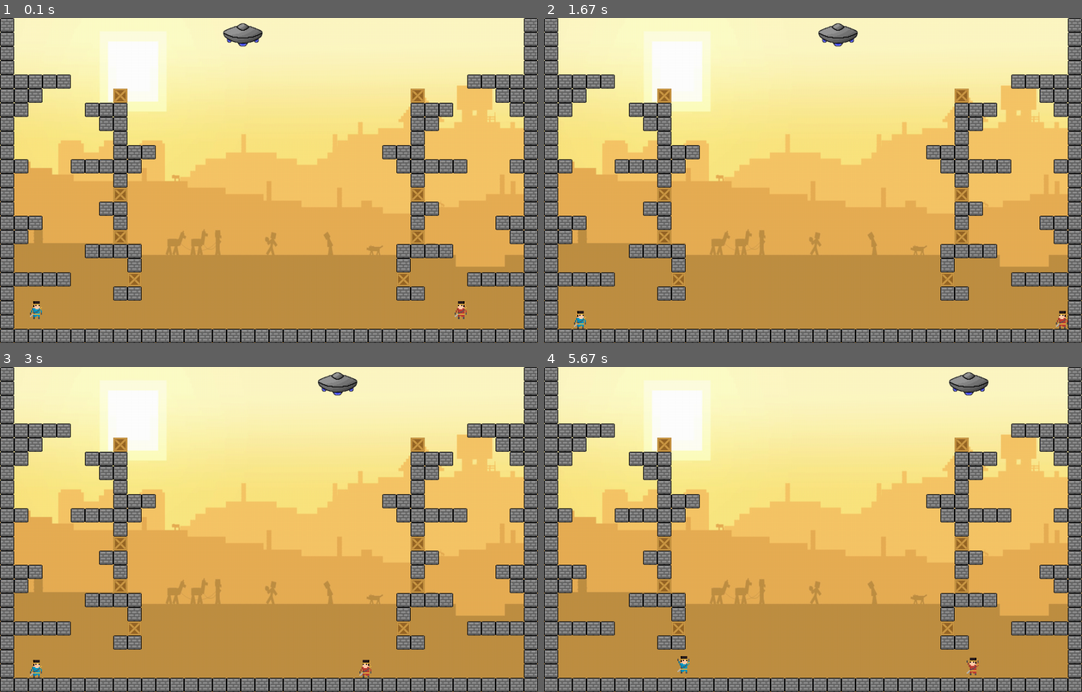
Above: before the commit, frames 1-4 (two rows, left to right).
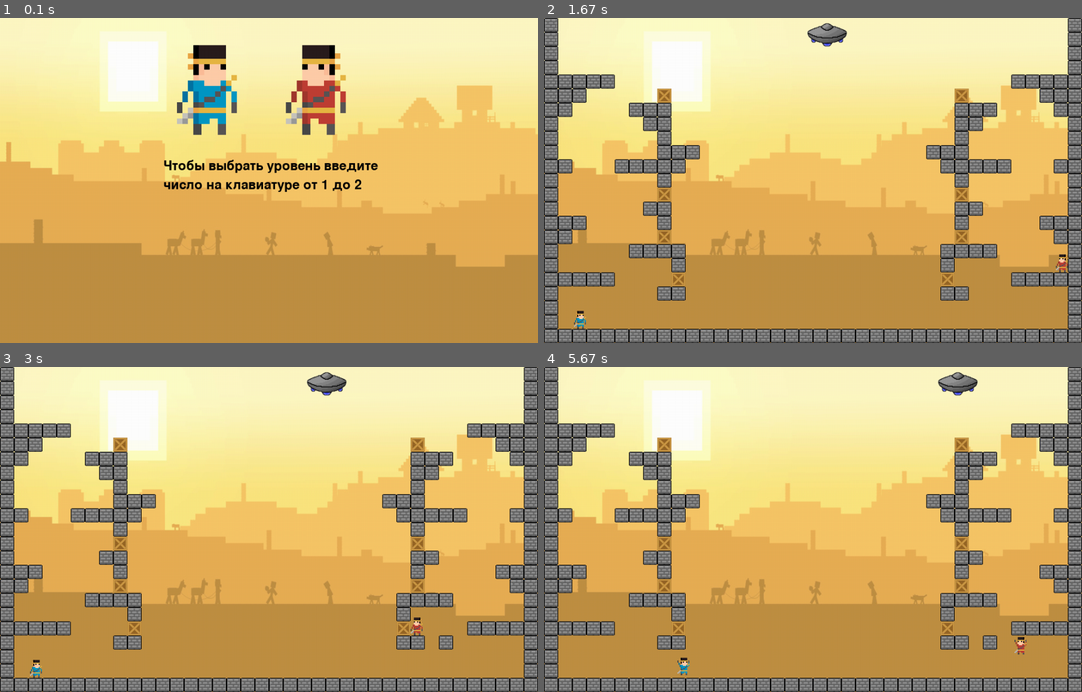
Above: after the commit, the same moments.

Repository: EgorArefev/Project_PYGame
Game: pygame game, started from main.py
The game is run twice, just before and just after one commit, with the same random seed, the same clock (stepped at 60 frames per second) and the same inputs.
Inputs:
- Up to frame 1 (0.1 s): no input
- Up to frame 2 (1.67 s): hold Right 0.33-0.8 s; hold Up 0.83-1.13 s; hold Right 1.17-1.63 s
- Up to frame 3 (3 s): hold Left 1.67-2.2 s; hold Down 2.23-2.53 s; hold Left 2.57-2.97 s
- Up to frame 4 (5.67 s): hold Up 3-3.37 s; hold W 3-3.37 s; hold Right 3.4-4.03 s; hold D 3.4-4.03 s; hold Left 4.47-4.93 s; hold A 4.47-4.93 s; hold Right 4.97-5.43 s; hold D 4.97-5.43 s; hold Up from 5.47 s (still down); hold W from 5.47 s (still down)

The runs differ from the first frame. In frame 1, 25% of the frame differs, in the area x 0-100%, y 0-100%; in frame 2, 0.6%; in frame 3, 0.7%; in frame 4, 0.8%.

Commit message:
first_screen

Diff:
--- /dev/null
+++ b/bars.py
@@ -0,0 +1,14 @@
+import pygame
+
+
+class Bar(pygame.sprite.Sprite):
+    def __init__(self, color):
+        super().__init__()
+        self.color = color
+        self.rect = pygame.Rect(0, 0, 180, 30)
+        self.rect.x = 788 if color == "blue" else 20
+
+class Health(Bar):
+    def __init__(self, color):
+        super().__init__(color)
+        self.rect.y = 550
--- a/gun.py
+++ b/gun.py
@@ -55,19 +55,21 @@
     def __init__(self, color):
         super().__init__()
         self.color = color
-        self.rect = self.image.get_rect().move(300, 300)
+        self.rect = self.image.get_rect().move(500, -100)
 
-    def update(self, hero):
+    def update(self, heroes):
+        hero = tuple(filter(lambda x: x.color == self.color, heroes.sprites()))[0]
         x, y = hero.rect.x, hero.rect.y
         x_s, y_s = self.rect.x, self.rect.y
         s = ((x_s - x) ** 2 + (y_s - y) ** 2) ** 0.5 // 1
         x_to = (x - x_s) / (s / 2) // 1
         y_to = (y - y_s) / (s / 2) // 1
         self.rect = self.rect.move(x_to, y_to)
-        if self.rect.colliderect(hero):
+        if pygame.sprite.spritecollideany(self, heroes):
             hero.health -= 2
             self.kill()
             #.move(300, random.randint(100, 500))
+
 
 class Tourell(pygame.sprite.Sprite):
     #image = pygame.image.load("gun_with_blocks/tourel.png")
--- a/main.py
+++ b/main.py
@@ -1,3 +1,5 @@
+import sys
+
 import pygame.sprite
 
 from player import *
@@ -34,16 +36,63 @@
         x = 0
 
 
+def terminate():
+    pygame.quit()
+    sys.exit()
+
+
+def load_image(name, colorkey=None):
+    fullname = os.path.join(name)
+    try:
+        image = pygame.image.load(fullname)
+    except pygame.error as message:
+        print('Cannot load image:', name)
+        raise SystemExit(message)
+    if colorkey == -1:
+            colorkey = image.get_at((0, 0))
+            image.set_colorkey(colorkey)
+    image = image.convert_alpha()
+    return image
+
+
+def start_screen():
+    intro_text = ["Чтобы выбрать уровень введите", "число на клавиатуре от 1 до 2"]
+
+    fon = pygame.transform.scale(BACKGROUND_IMAGE, (WIN_WIDTH, WIN_HEIGHT))
+    screen.blit(fon, (0, 0))
+    font = pygame.font.Font(None, 36)
+    text_coord = 250
+    for line in intro_text:
+        string_rendered = font.render(line, 1, pygame.Color('black'))
+        intro_rect = string_rendered.get_rect()
+        text_coord += 10
+        intro_rect.top = text_coord
+        intro_rect.x = 300
+        text_coord += intro_rect.height
+        screen.blit(string_rendered, intro_rect)
+    hero = pygame.transform.scale(pygame.image.load("players/0.png"), (110, 165))
+    screen.blit(hero, (325, 50))
+    hero = pygame.transform.scale(pygame.image.load("players/0_2.png"), (110, 165))
+    screen.blit(hero, (525, 50))
+
+    while True:
+        for event in pygame.event.get():
+            if event.type == pygame.QUIT:
+                terminate()
+            elif event.type == pygame.KEYDOWN or \
+                    event.type == pygame.MOUSEBUTTONDOWN:
+                return  # начинаем игру
+        pygame.display.flip()
+        clock.tick(60)
+
+
 def main():
     global level, entities, platforms, hero, hero_2, gun
-    pygame.init()
-    screen = pygame.display.set_mode(DISPLAY)
-    pygame.display.set_caption("Гора: Анычар")
-    clock = pygame.time.Clock()
 
     hero_2 = Player(55, 514)
-
     hero = Player(835, 514, red=1)
+    heroes = pygame.sprite.Group()
+    heroes.add(hero, hero_2)
 
     gun = Gun(400, 5)
 
@@ -139,6 +188,7 @@
 
         if col := pygame.sprite.spritecollideany(hero_2, all_boxes):
             all_drops.add(col.make_drop(hero_2.color))
+        #if hero. тут надо сделать проверку жив ли чел или сделать завершение игры со смертью - сделал
 
         screen.blit(BACKGROUND_IMAGE, (0, 0))
         gun.update(platforms)
@@ -151,7 +201,10 @@
         all_boxes.update(platforms)
 
         all_drops.draw(screen)
-        all_drops.update(hero)
+        try:
+            all_drops.update(heroes)
+        except:
+            print(f"Выиграл {heroes.sprites()[0].color}")
         entities.draw(screen)
 
         pygame.display.update()
@@ -159,4 +212,10 @@
 
 
 if __name__ == "__main__":
+    pygame.init()
+    screen = pygame.display.set_mode(DISPLAY)
+    pygame.display.set_caption("Гора: Анычар")
+    clock = pygame.time.Clock()
+
+    start_screen()
     main()
--- a/player.py
+++ b/player.py
@@ -83,14 +83,12 @@
         self.boltAnimJump = pyganim.PygAnimation(self.jump_jump)
         self.boltAnimJump.play()
 
-
     def update(self, platforms):
         if self.up:
             if self.onGround:
                 self.yvel = -JUMP_POWER
             self.image.fill(Color(COLOR))
             self.boltAnimJump.blit(self.image, (0, 0))
-
         if self.left:
             self.xvel = -MOVE_SPEED
             self.image.fill(Color(COLOR))
@@ -98,7 +96,6 @@
                 self.boltAnimJumpLeft.blit(self.image, (0, 0))
             else:
                 self.boltAnimLeft.blit(self.image, (0, 0))
-
         if self.right:
             self.xvel = MOVE_SPEED
             self.image.fill(Color(COLOR))
@@ -106,22 +103,21 @@
                 self.boltAnimJumpRight.blit(self.image, (0, 0))
             else:
                 self.boltAnimRight.blit(self.image, (0, 0))
-
         if not (self.left or self.right):
             self.xvel = 0
             if not self.up:
                 self.image.fill(Color(COLOR))
                 self.boltAnimStay.blit(self.image, (0, 0))
-
         if not self.onGround:
             self.yvel += GRAVITY
-
         self.onGround = False
         self.rect.y += self.yvel
         self.collide(0, self.yvel, platforms)
 
         self.rect.x += self.xvel
         self.collide(self.xvel, 0, platforms)
+        if self.health <= 0:
+            self.kill()
 
     def collide(self, xvel, yvel, platforms):
         for p in platforms:
